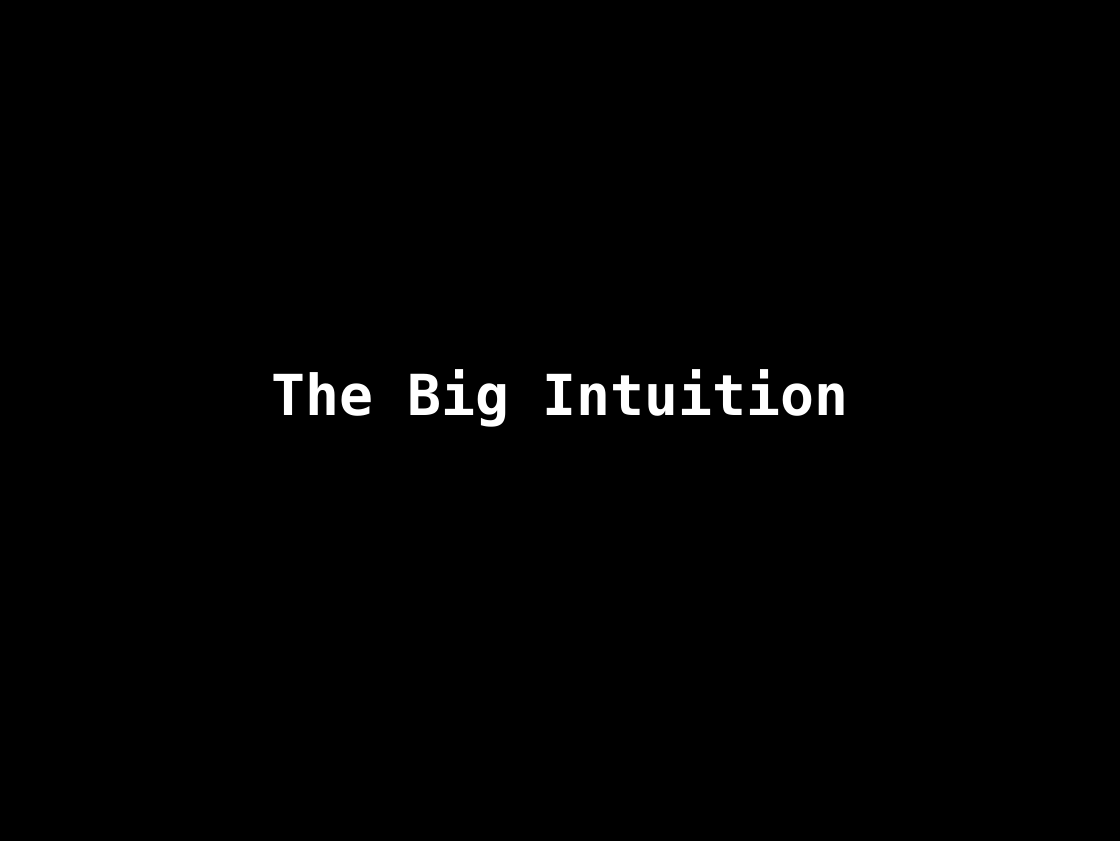
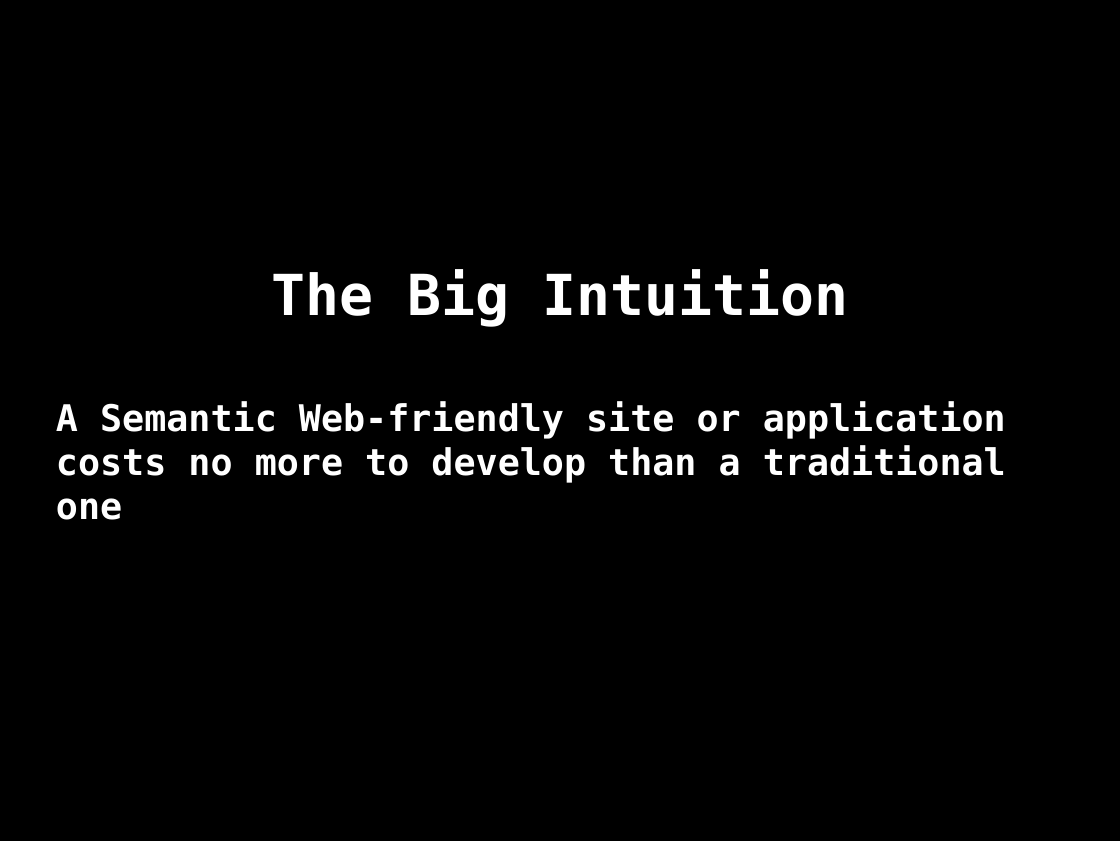
Before and after one commit to danja/hyperdata-2015, a slide deck: slide 77 of docs/salzburg/slides.odp (slide 84 before the commit). Drawn at 1120x841 pixels with LibreOffice and Linux fonts; fonts in the diff are those of the drawing. Boxes give left, top, right and bottom in pixels: in the first picture for what was removed or moved away, otherwise in the second. Text is boxed around its words. In the diff, an @@ line names an element or a change of style, - is before the commit and + after.

```diff
--- a/docs/salzburg/slides.odp
+++ b/docs/salzburg/slides.odp
@@ subtitle at [56, 401, 1006, 520]: paragraph added @@
+A Semantic Web-friendly site or application costs no more to develop than a traditional one
```
Also in this commit, not shown: 4 other slides changed, 4 slides added, 1 slide removed, 2 other files.
